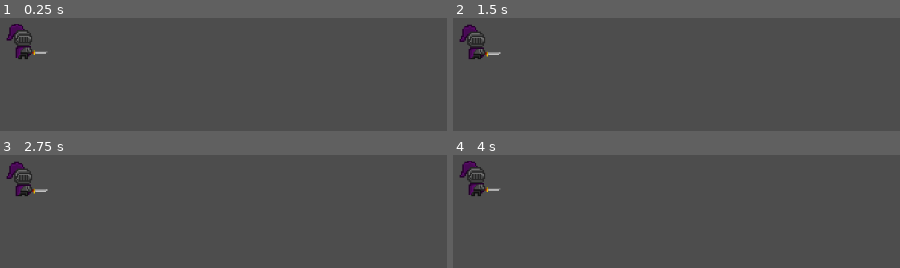
Above: before the commit, frames 1-4 (two rows, left to right).
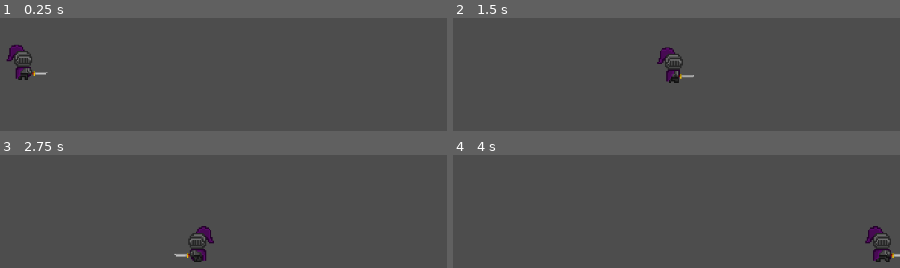
Above: after the commit, the same moments.

Repository: Lauriete1617/Knight-tale
Game: Godot game, scene res://Cenas/teste.tscn
Same seed, same stepped clock (60 frames per second), same inputs: the game is played once before the commit and once after it.
Inputs:
- Up to frame 1 (0.25 s): no input
- Up to frame 2 (1.5 s): tap Enter (ui_accept) at 0.5, 0.6 s; hold D (direita) from 0.53 s (still down); tap W (pulo, bound only after the commit) at 0.77, 0.8, 1.07, 1.35 s
- Up to frame 3 (2.75 s): tap W (pulo, bound only after the commit) at 1.52, 1.82, 2.3 s; tap Enter (ui_accept) at 1.55, 2.1 s; release D (direita) at 2.03 s; hold Left (esquerda) from 2.03 s (still down)
- Up to frame 4 (4 s): release Left (esquerda) at 2.78 s; hold D (direita) from 2.78 s (still down); tap Enter (ui_accept) at 2.85 s; tap W (pulo, bound only after the commit) at 3.02, 3.32, 3.6, 3.77 s

The runs differ from the first frame. In frame 1, 1.7% of the frame differs, in the area x 1-11%, y 5-55%; in frame 2, 2.0%; in frame 3, 2.0%, in the area x 1-48%, y 5-95%; in frame 4, 2.0%.

Commit message:
Feito processo de andar em script player

Diff:
--- a/knight-tale/Cenas/teste.tscn
+++ b/knight-tale/Cenas/teste.tscn
@@ -12,7 +12,7 @@
 shape = SubResource("WorldBoundaryShape2D_misj8")
 
 [node name="Cavaleiro" parent="." instance=ExtResource("1_wcoih")]
-position = Vector2(-43, -25)
+position = Vector2(-44, -111)
 
-[node name="Camera2D" type="Camera2D" parent="Cavaleiro"]
-position = Vector2(43, 25)
+[node name="Camera2D" type="Camera2D" parent="."]
+position = Vector2(-1, -86)
--- a/knight-tale/Scripts/Player.gd
+++ b/knight-tale/Scripts/Player.gd
@@ -1,25 +1,35 @@
 extends CharacterBody2D
+@onready var animação: AnimatedSprite2D = $AnimatedSprite2D
+@onready var collision_shape_2d: CollisionShape2D = $CollisionShape2D
+@onready var espada: CollisionShape2D = $espada
 
-
-const SPEED = 300.0
-const JUMP_VELOCITY = -400.0
+const velocidade = 300.0
+const velocidade_pulo = -400.0
+const gravidade = 900
 
 
 func _physics_process(delta: float) -> void:
 	# Add the gravity.
 	if not is_on_floor():
-		velocity += get_gravity() * delta
+		velocity.y += gravidade * delta
 
 	# Handle jump.
-	if Input.is_action_just_pressed("ui_accept") and is_on_floor():
-		velocity.y = JUMP_VELOCITY
+	if Input.is_action_just_pressed("pulo") and is_on_floor():
+		velocity.y = velocidade_pulo
 
 	# Get the input direction and handle the movement/deceleration.
 	# As good practice, you should replace UI actions with custom gameplay actions.
-	var direction := Input.get_axis("ui_left", "ui_right")
-	if direction:
-		velocity.x = direction * SPEED
+	var direção := Input.get_axis("esquerda", "direita")
+	if direção !=0:
+		velocity.x = direção * velocidade
+		animação.play("Caminhando com espada")
+		if direção > 0:
+			animação.flip_h = false
+		elif direção < 0:
+			animação.flip_h = true
 	else:
-		velocity.x = move_toward(velocity.x, 0, SPEED)
+		velocity.x = move_toward(velocity.x, 0, velocidade)
+		animação.play("Parado com espada")
+
 
 	move_and_slide()
--- a/knight-tale/project.godot
+++ b/knight-tale/project.godot
@@ -29,7 +29,7 @@
 , Object(InputEventKey,"resource_local_to_scene":false,"resource_name":"","device":-1,"window_id":0,"alt_pressed":false …(186 unchanged characters)…
 ]
 }
-pula={
+pulo={
 "deadzone": 0.2,
 "events": [Object(InputEventKey,"resource_local_to_scene":false,"resource_name":"","device":-1,"window_id":0,"alt_press …(192 unchanged characters)…
 , Object(InputEventKey,"resource_local_to_scene":false,"resource_name":"","device":-1,"window_id":0,"alt_pressed":false …(182 unchanged characters)…
